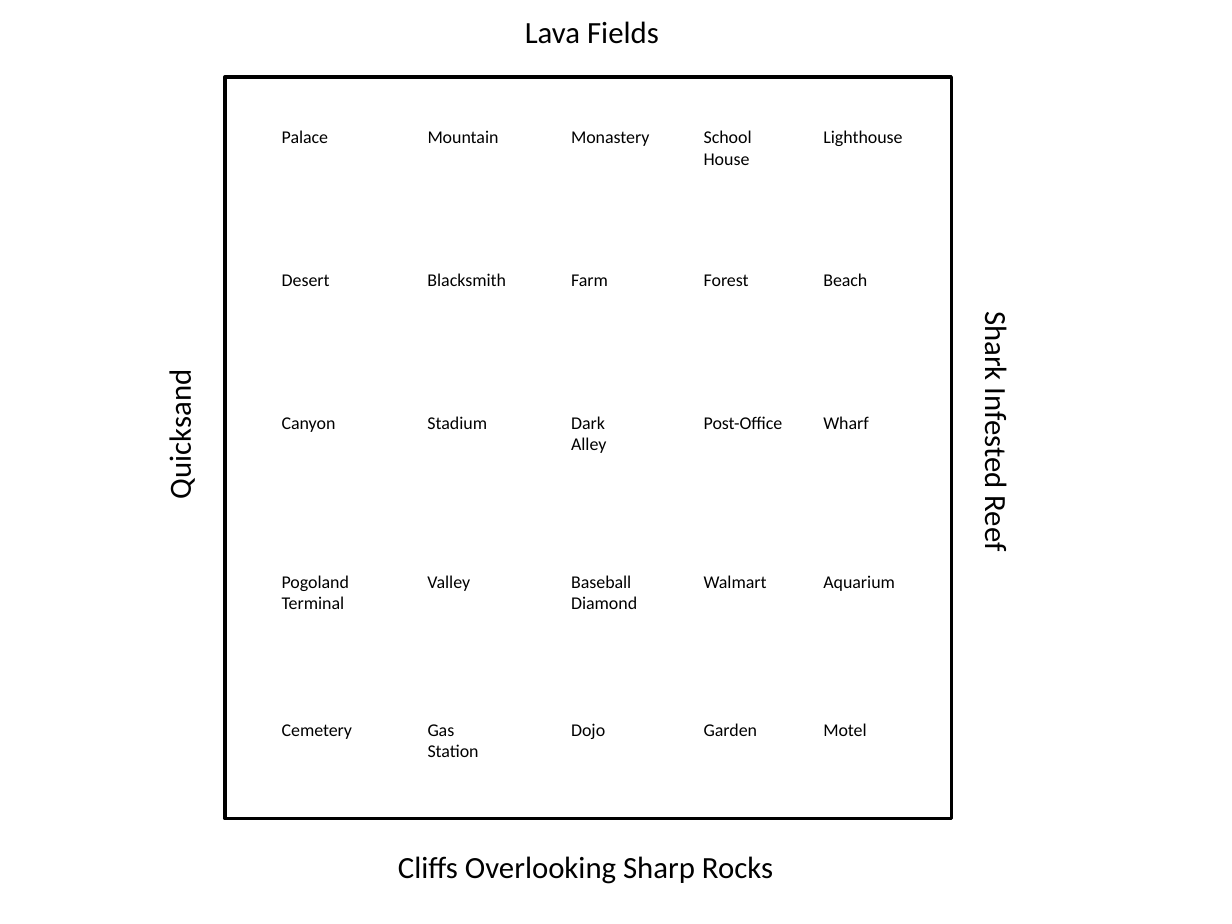
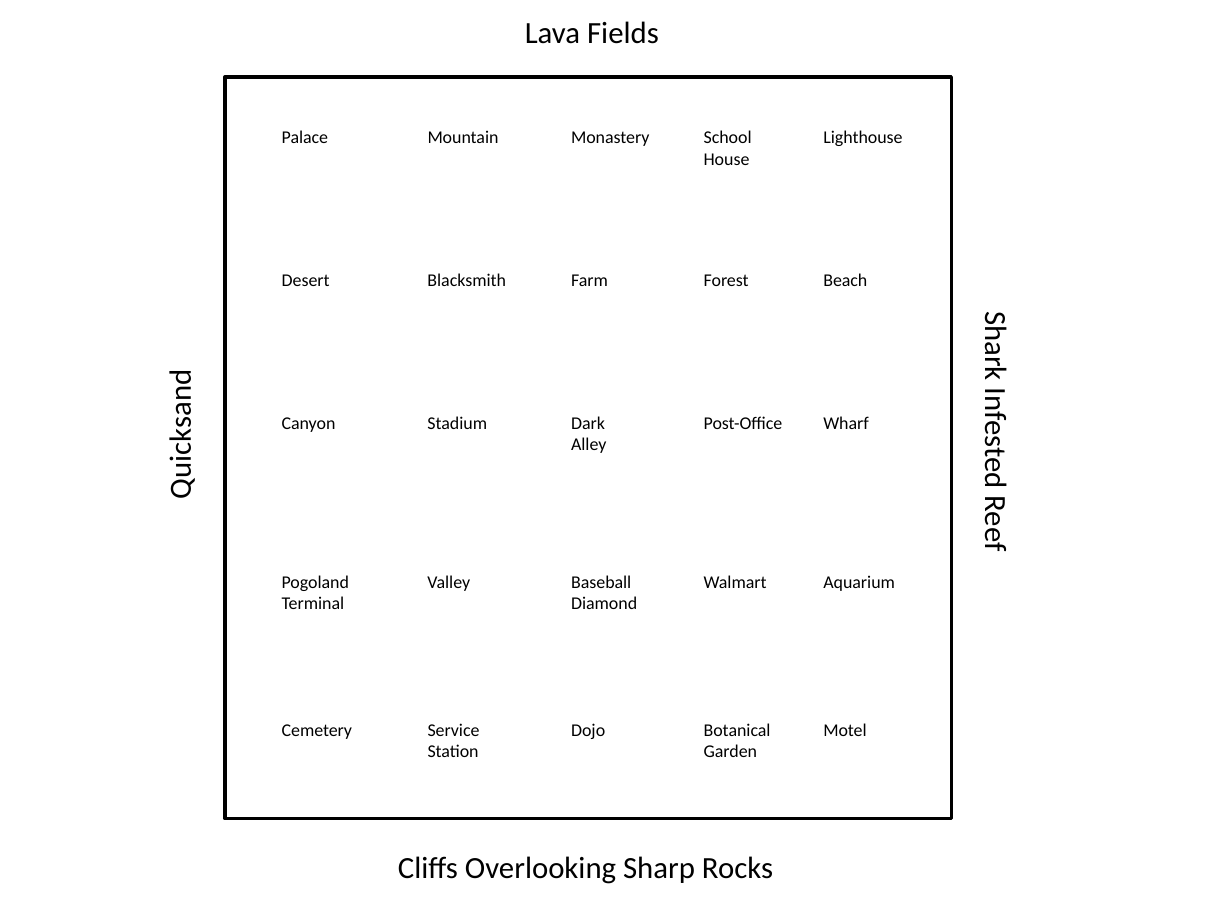
Before and after one commit to sussman/pogoman-go, a slide deck: slide 6 of diagrams.pptx. Drawn at 1232x924 pixels with LibreOffice and Linux fonts; fonts in the diff are those of the drawing. Boxes give left, top, right and bottom in pixels: in the first picture for what was removed or moved away, otherwise in the second. Text is boxed around its words. In the diff, an @@ line names an element or a change of style, - is before the commit and + after.

```diff
--- a/diagrams.pptx
+++ b/diagrams.pptx
@@ text at <box>428,723,480,736</box>: text changed @@
-Gas
+Service
@@ text at <box>704,723,771,736</box>: paragraph added @@
+Botanical
```
Also in this commit, not shown: 1 other slide changed, 1 other file.
